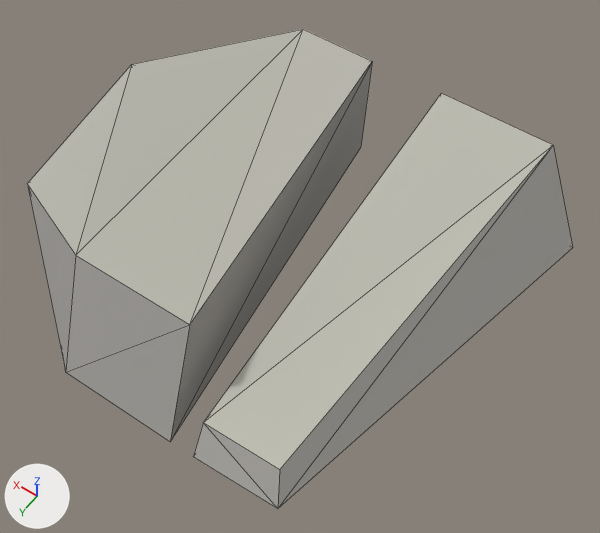
The glTF model assets/models/mapa/roca/rock_flat_01c.glb as it was, and as the next commit left it.
The view is the same before and after, from a 50 mm lens placed at (-5.38, 6.67, 10.89), pointed at (-0.68, 0.1, 0.57). Arrows for +X, +Y and +Z are at lower left; the lights stay in place. The older version comes first. Mesh edges are drawn as thin lines. Vertices at exactly the same position are counted once.

Objects in the first picture: 'mapa.roca.env_rock_flat_01c'.
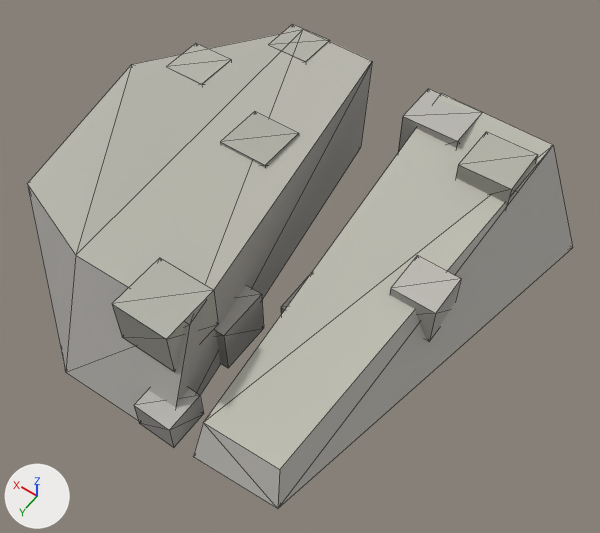
Changed parts and their boxes [x1, y1, x2, y2] in the pictures (600 x 533 px):
'mapa.roca.env_rock_flat_01c', reshaped: before [27, 29, 573, 509]; after [27, 24, 573, 509]
part 1 of me_mapa_roca_env_rock_flat_01c, added: after [216, 285, 264, 368]
part 2 of me_mapa_roca_env_rock_flat_01c, added: after [456, 132, 538, 207]
part 3 of me_mapa_roca_env_rock_flat_01c, added: after [398, 89, 481, 152]
part 4 of me_mapa_roca_env_rock_flat_01c, added: after [166, 43, 231, 85]
part 5 of me_mapa_roca_env_rock_flat_01c, added: after [268, 24, 330, 62]
part 6 of me_mapa_roca_env_rock_flat_01c, added (mostly hidden): after [281, 275, 310, 314]
part 7 of me_mapa_roca_env_rock_flat_01c, added: after [220, 111, 299, 168]
part 8 of me_mapa_roca_env_rock_flat_01c, added: after [134, 389, 204, 448]
part 9 of me_mapa_roca_env_rock_flat_01c, added: after [390, 256, 461, 342]
part 10 of me_mapa_roca_env_rock_flat_01c, added: after [112, 258, 218, 372]

The change, as a diff of the scene's bpy script:
```diff
--- a/assets/models/mapa/roca/rock_flat_01c.glb.py
+++ b/assets/models/mapa/roca/rock_flat_01c.glb.py
@@ me_mapa_roca_env_rock_flat_01c @@
 # used by ob_mapa_roca_env_rock_flat_01c; location = (0.0, 0.0, 0.0)
-me_mapa_roca_env_rock_flat_01c.from_pydata(...)  # 20 vertices, 26 faces; spans x -3.94..3.94, y -3.44..3.44, z 0.0..1.88
+me_mapa_roca_env_rock_flat_01c.from_pydata(...)  # 102 vertices, 156 faces; spans x -3.94..3.94, y -3.44..3.44, z 0.0..1.88
+# me_mapa_roca_env_rock_flat_01c part 1: a new loose piece, a box spanning x -0.69..0.21, y 1.07..1.97, z 0.01..0.91, in mat_facetado
+# me_mapa_roca_env_rock_flat_01c part 2: a new loose piece, a box spanning x -2.97..-2.07, y -3.03..-2.13, z 0.92..1.81, in mat_facetado
+# me_mapa_roca_env_rock_flat_01c part 3: a new loose piece, a box spanning x -1.79..-0.78, y -3.44..-2.62, z 0.76..1.77, in mat_facetado
+# me_mapa_roca_env_rock_flat_01c part 4: a new loose piece, a box spanning x 2.28..3.06, y -2.03..-1.25, z 1.28..1.88, in mat_facetado
+# me_mapa_roca_env_rock_flat_01c part 5: a new loose piece, a box spanning x 1.21..2.01, y -3.44..-2.72, z 1.27..1.88, in mat_facetado
+# me_mapa_roca_env_rock_flat_01c part 6: a new loose piece, a box spanning x -1.78..-0.93, y 0.1..0.94, z 0.0..0.63, in mat_facetado
+# me_mapa_roca_env_rock_flat_01c part 7: a new loose piece, a box spanning x 0.29..1.16, y -1.22..-0.35, z 1.18..1.88, in mat_facetado
+# me_mapa_roca_env_rock_flat_01c part 8: a new loose piece, a box spanning x -0.87..-0.21, y 2.78..3.43, z 0.0..0.55, in mat_facetado
+# me_mapa_roca_env_rock_flat_01c part 9: a new loose piece, a box spanning x -3.03..-2.29, y -0.65..0.1, z 0.5..1.25, in mat_facetado
+# me_mapa_roca_env_rock_flat_01c part 10: a new loose piece, a box spanning x -0.57..0.39, y 1.94..2.9, z 1.06..1.88, in mat_facetado
+# other edits to the shape of me_mapa_roca_env_rock_flat_01c do not show in these pictures
 me_mapa_roca_env_rock_flat_01c.materials.append(mat_facetado)
```
